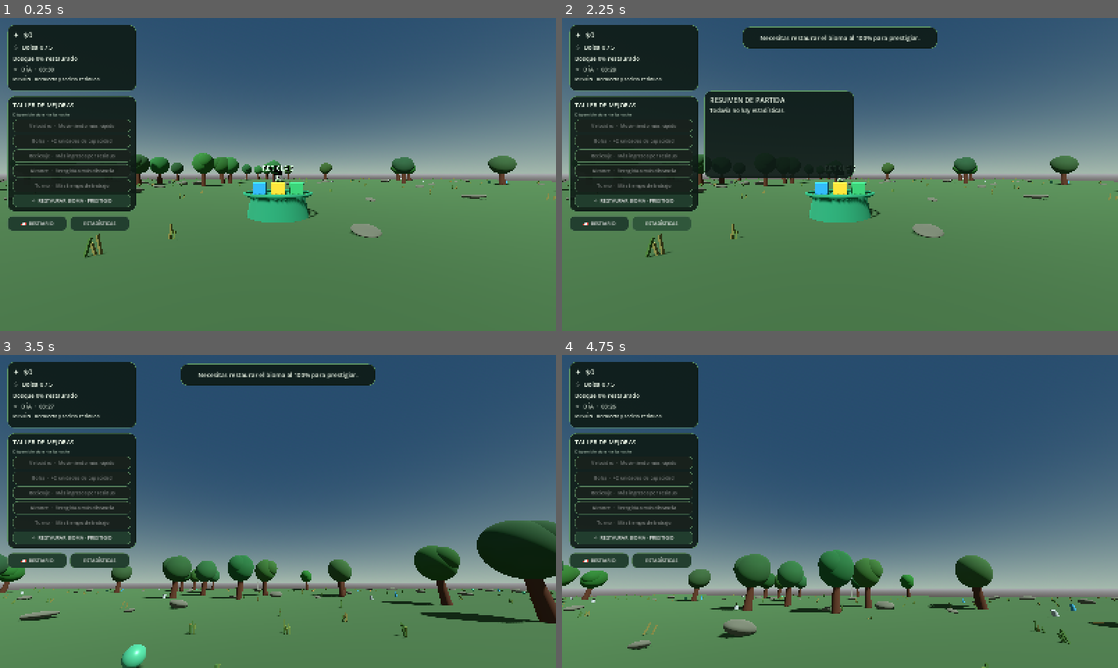
Above: before the commit, frames 1-4 (two rows, left to right).
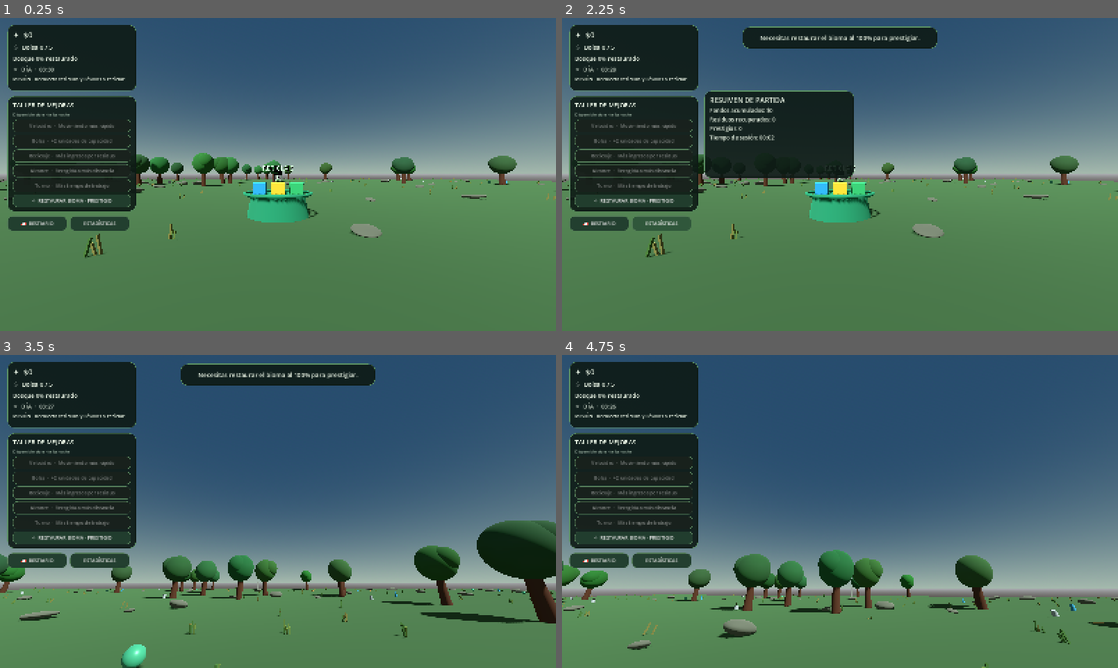
Above: after the commit, the same moments.

Repository: Tomardosama/verdevivo
Game: Godot game, scene res://scenes/main/main.tscn
Two runs of this game, one before a commit and one after it. Both use one fixed random seed, a clock stepped at 60 frames per second and the inputs below.
Inputs (mouse positions are in pixels of both pictures, inside the frame that each line leads up to):
- Up to frame 1 (0.25 s): no input
- Up to frame 2 (2.25 s): click "✧ RESTAURAR BIOMA · PRESTIGIO" at 0.5 s; click "📖 BESTIARIO" at 1.25 s; click "ESTADÍSTICAS" at 2 s
- Up to frame 3 (3.5 s): tap Enter at 2.75 s; move the mouse to (305, 511) at 2.77 s; hold W (move_forward) from 2.78 s (still down); tap E (deposit) at 2.85 s; click (305, 511) at 2.92 s
- Up to frame 4 (4.75 s): keep holding W (move_forward); move the mouse to (812, 511) at 3.52 s; tap Shift (sprint) at 3.6 s; move the mouse to (851, 505) at 4.27 s; tap E (deposit) at 4.35 s

The runs differ from the first frame. In frame 1, less than 0.1% of the frame differs, in the area x 10-23%, y 18-21%; in frame 2, 0.6%, in the area x 10-40%, y 18-40%; in frame 3, less than 0.1%; in frame 4, less than 0.1%.

Commit message:
Connect new mission, session stats and recycling feedback

Diff:
--- a/scripts/main.gd
+++ b/scripts/main.gd
@@ -50,8 +50,10 @@
 		is_day = not is_day
 		_on_phase_changed()
 	_update_sun()
+	_check_zone_unlocks()
 	if hud:
 		hud.update_phase(is_day, int(ceil(duration - day_time)))
+		hud.update_stats(money, collected_trash, prestige_count, int(Time.get_ticks_msec() / 1000.0 - session_start_time))
 
 func _current_phase_duration() -> float:
 	return day_duration + float(upgrades["day"]) * 30.0 if is_day else night_duration
@@ -348,6 +350,7 @@
 	hud.prestige_requested.connect(_perform_prestige)
 	hud.bestiary_toggled.connect(hud.toggle_bestiary)
 	hud.set_upgrade_access(not is_day)
+	hud.update_mission("Recolecta residuos y llévalos a reciclar")
 	_refresh_bestiary()
 
 func _on_inventory_changed(current: int, capacity: int) -> void:
@@ -363,7 +366,12 @@
 	var earned := amount * (1 + int(upgrades["value"]))
 	money += earned
 	hud.update_money(money)
-	hud.show_message("Reciclaste %d residuos · +$%d" % [amount, earned])
+	hud.update_mission("Sigue explorando y recupera el ecosistema")
+	if station:
+		var pulse := create_tween()
+		pulse.tween_property(station, "scale", Vector3.ONE * 1.12, 0.12)
+		pulse.tween_property(station, "scale", Vector3.ONE, 0.2)
+	hud.show_message("¡Reciclaje completado! +$%d" % earned)
 	_save_game()
 
 func _restoration_percent() -> int:
@@ -386,6 +394,8 @@
 			hud.show_message(milestone["message"])
 			_spawn_species_marker(milestone)
 			_refresh_bestiary()
+			if hud:
+				hud.update_mission("Sigue limpiando para recuperar el ecosistema")
 			_save_game()
 
 func _spawn_species_marker(species: Dictionary) -> void:
